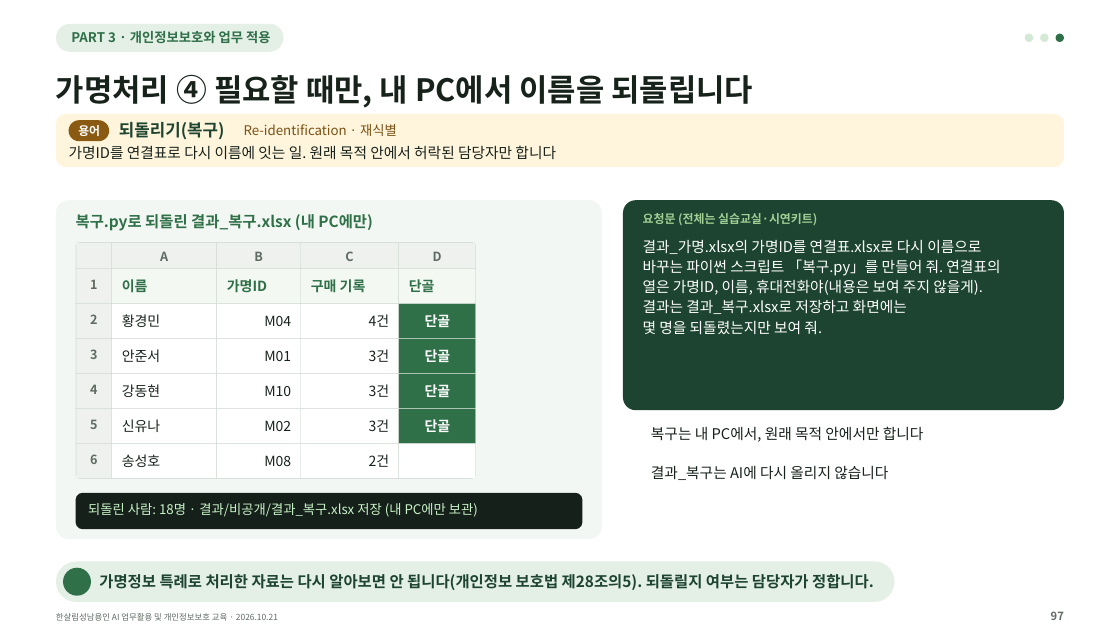
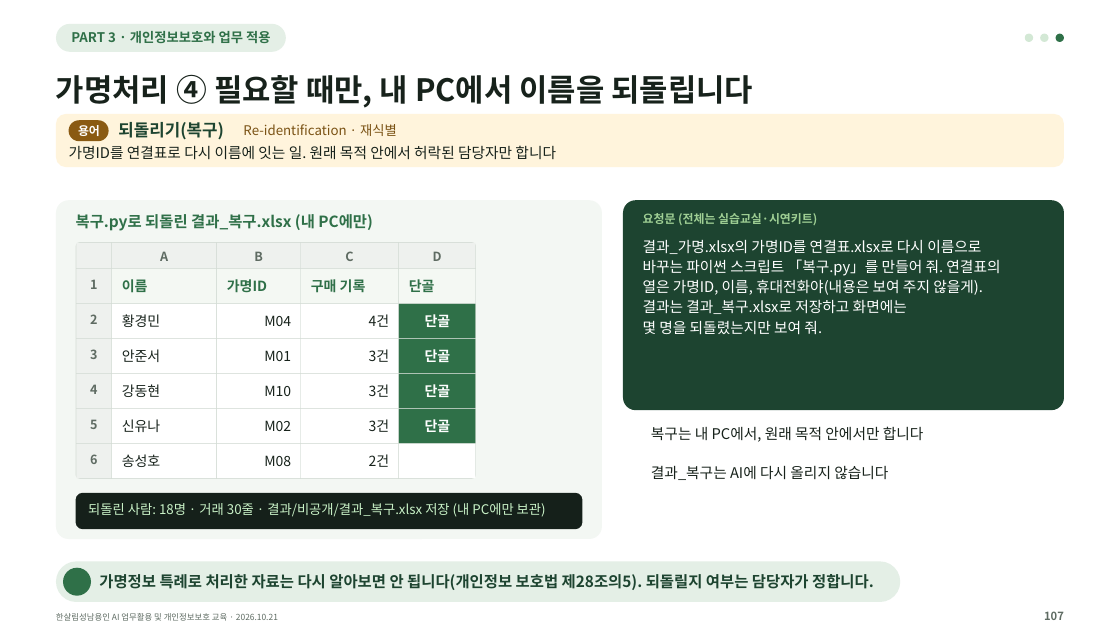
Before and after one commit to kscold/kscold-blog-version-2, a slide deck: slide 107 of apps/web/public/hansalim/files/한살림_AI교육_강의자료.pptx (slide 97 before the commit). Drawn at 1120x630 pixels with LibreOffice and Linux fonts; fonts in the diff are those of the drawing; background and template pictures are left out. Boxes give left, top, right and bottom in pixels: in the first picture for what was removed or moved away, otherwise in the second. Text is boxed around its words. In the diff, an @@ line names an element or a change of style, - is before the commit and + after.

Commit message:
feat(frontend): 한살림 강의 자료를 최신 묶음(165장)으로 교체
교재 저장소 57e9bb1의 downloads(release 392ba383ba76d557)를 반영: 실습 ZIP·강의자료 PDF·PPTX.

```diff
--- a/apps/web/public/hansalim/files/한살림_AI교육_강의자료.pptx
+++ b/apps/web/public/hansalim/files/한살림_AI교육_강의자료.pptx
@@ text at bbox=[88, 503, 546, 517]: text changed @@
-되돌린 사람: 18명 · 결과/비공개/결과_복구.xlsx 저장 (내 PC에만 보관)
+되돌린 사람: 18명 · 거래 30줄 · 결과/비공개/결과_복구.xlsx 저장 (내 PC에만 보관)
@@ rounded rectangle: place and size @@
-rounded rectangle at bbox=[56, 561, 895, 602]
+rounded rectangle at bbox=[56, 561, 901, 602]
@@ text at bbox=[1044, 611, 1064, 620]: text changed @@
-97
+107
```
Also in this commit, not shown: 151 other slides changed, 2 slides added, 1 slide removed, 3 other files.
